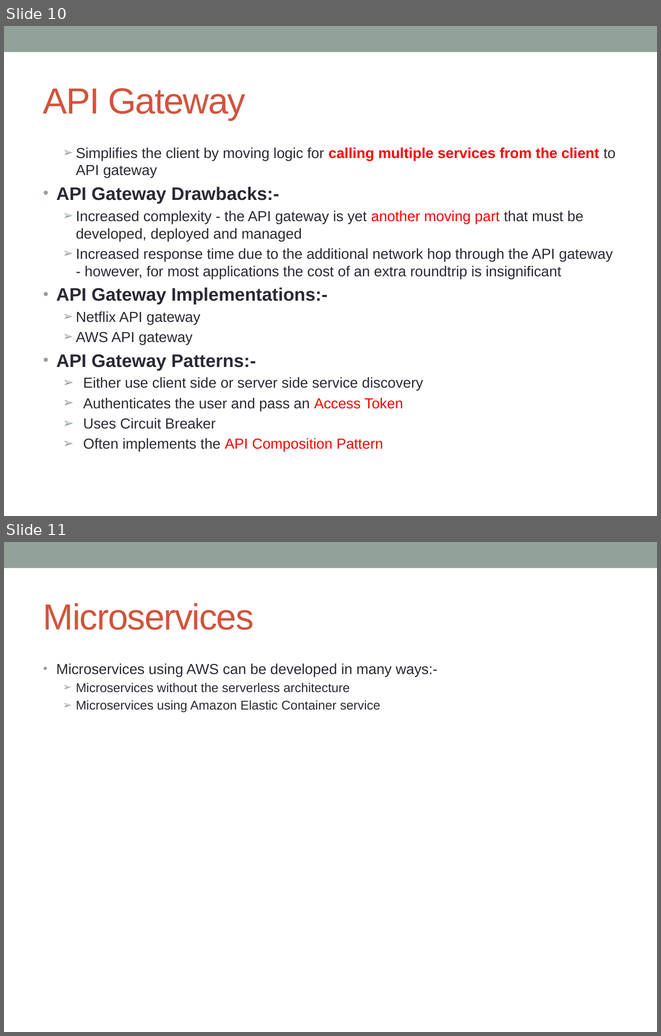
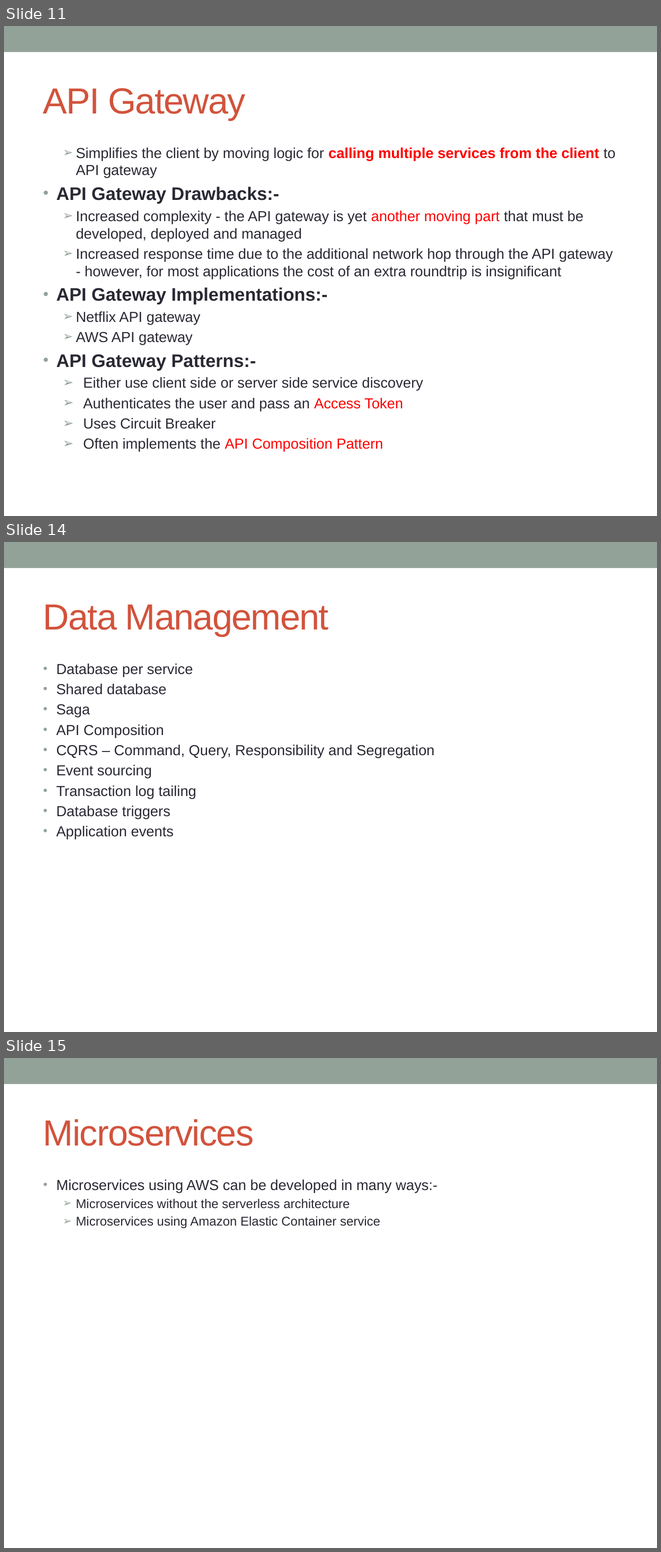
Before and after one commit to notionquest/ProjectDocumentation, a slide deck: Microservices_using_AWS.pptx. Shown one above the other, each under a label of ours: slides 10 and 11 before the commit, slides 11, 14 and 15 after it; the slides between them are not shown. The pictures are 661x1036 and 661x1552 pixels, drawn with LibreOffice and Linux fonts; fonts in the diff are those of the drawing. Boxes give left, top, right and bottom in pixels: in the first picture for what was removed or moved away, otherwise in the second. Text is boxed around its words. In the diff, an @@ line names an element or a change of style, - is before the commit and + after.

Commit message:
Monitoring and data management

```diff
--- a/Microservices_using_AWS.pptx
+++ b/Microservices_using_AWS.pptx
@@ slide 14 added at (x1=4, y1=542, x2=657, y2=1032), background #FFFFFF; not listed: 1 template element that a slide beside it also shows @@
@@ title added at (x1=43, y1=605, x2=329, y2=636), 40 pt, text #D2533C @@
+Data Management
@@ text added at (x1=56, y1=663, x2=434, y2=839), 16 pt, text #292934 @@
+• Database per service
+• Shared database
+• Saga
+• API Composition
+• CQRS – Command, Query, Responsibility and Segregation
+• Event sourcing
+• Transaction log tailing
+• Database triggers
+• Application events
@@ what was slide 10 is now slide 11 @@
@@ what was slide 11 is now slide 15 @@
```
Also in this commit, not shown: 3 other slides added.
